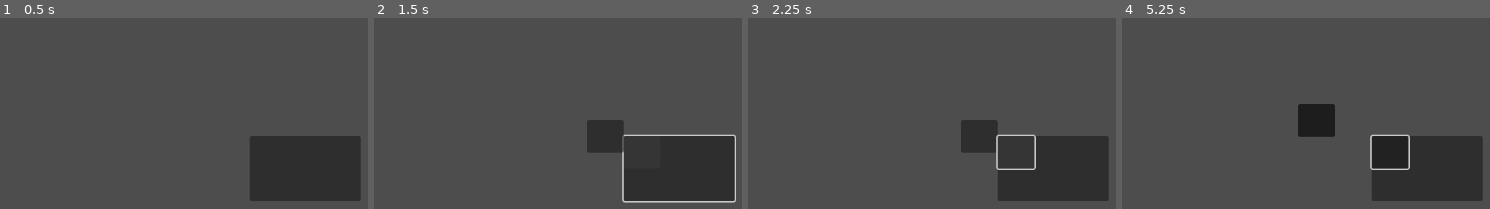
Above: before the commit, frames 1-4 (left to right).
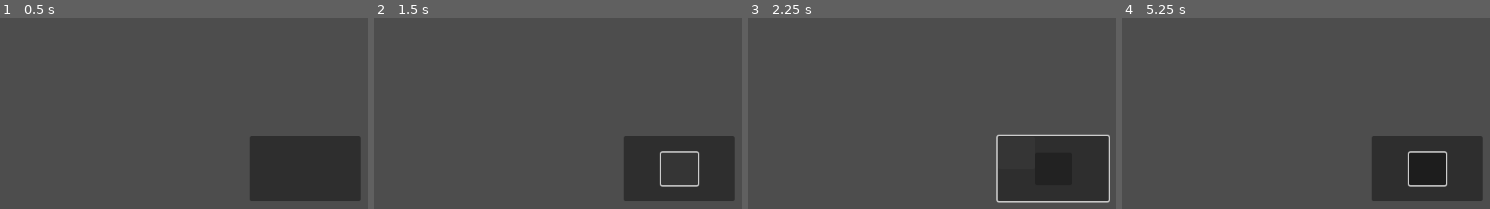
Above: after the commit, the same moments.

Repository: RavenRandomz/nasa-hackthon-2025
Game: Godot game, scene res://scene/test/test.tscn
Same seed, same stepped clock (60 frames per second), same inputs: the game is played once before the commit and once after it. The project has no main scene, so this scene is started directly.
Inputs (mouse positions are in pixels of both pictures, inside the frame that each line leads up to; where the layout moved, square brackets give the same spot in the first picture):
- Up to frame 1 (0.5 s): no input
- Up to frame 2 (1.5 s): click (679, 168) at 0.5 s; click (679, 168) [642, 151] at 1.25 s
- Up to frame 3 (2.25 s): click (1016, 151) at 2.02 s
- Up to frame 4 (5.25 s): click (1427, 168) at 2.75 s; click (1427, 168) at 3.52 s; click (1427, 168) [1390, 151] at 4.25 s; click (1353, 136) at 5.02 s

Frame 1 is identical in both runs. In frame 2, 2.9% of the frame differs, in the area x 57-99%, y 53-97%; in frame 3, 2.6%; in frame 4, 2.5%.

Commit message:
fix(DraggableSpawner): Prevent off-center spawning which interferes with mouse

Diff:
--- a/scene/draggable_spawner/draggable_spawner.gd
+++ b/scene/draggable_spawner/draggable_spawner.gd
@@ -4,13 +4,19 @@
 @export var _scene_to_spawn : PackedScene
 @export var _spawn_into : Node
 
+func _get_global_mouse_pos():
+	var viewport_origin = get_viewport_transform().get_origin()
+	var viewport_mouse_pos = get_viewport().get_mouse_position()
+	var global_mouse_pos = viewport_origin + viewport_mouse_pos
+	return global_mouse_pos
+
 func _on_pressed() -> void:
 	pass
 
 func _on_button_down() -> void:
 	var spawned : Draggable = _scene_to_spawn.instantiate()
-	spawned.global_position = global_position
 	_spawn_into.add_child(spawned)
+	var center = spawned.get_rect().size / 2
+	spawned.global_position = _get_global_mouse_pos() - center
 	spawned._on_button_down()
-	pass # Replace with function body.
  # Replace with function body.
